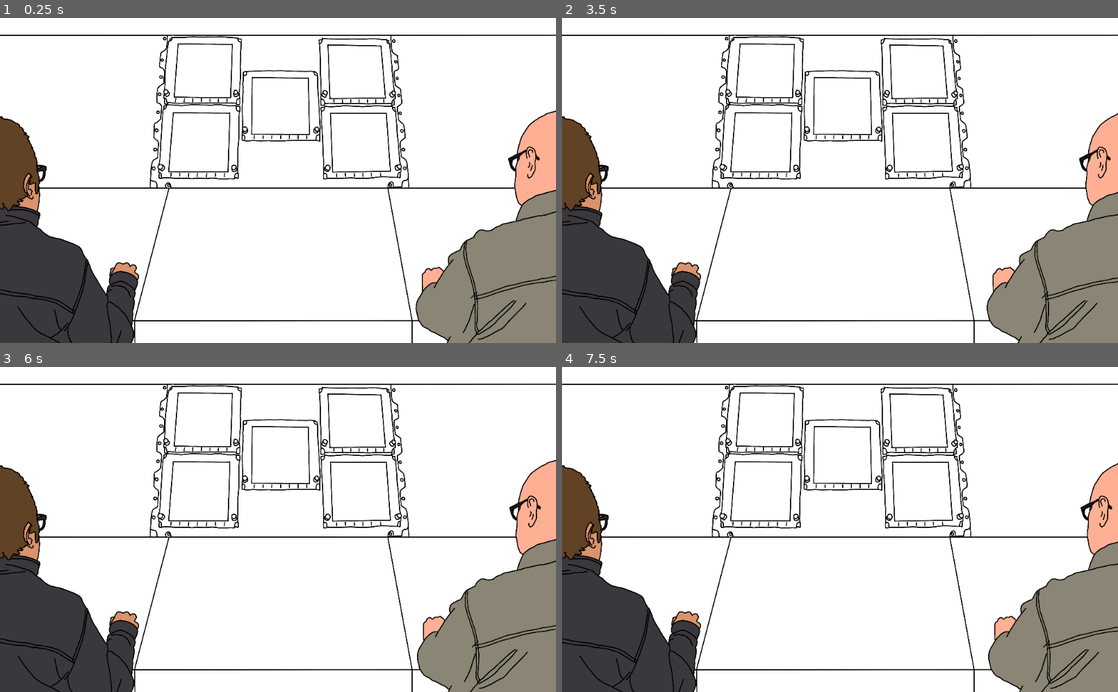
Above: before the commit, frames 1-4 (two rows, left to right).
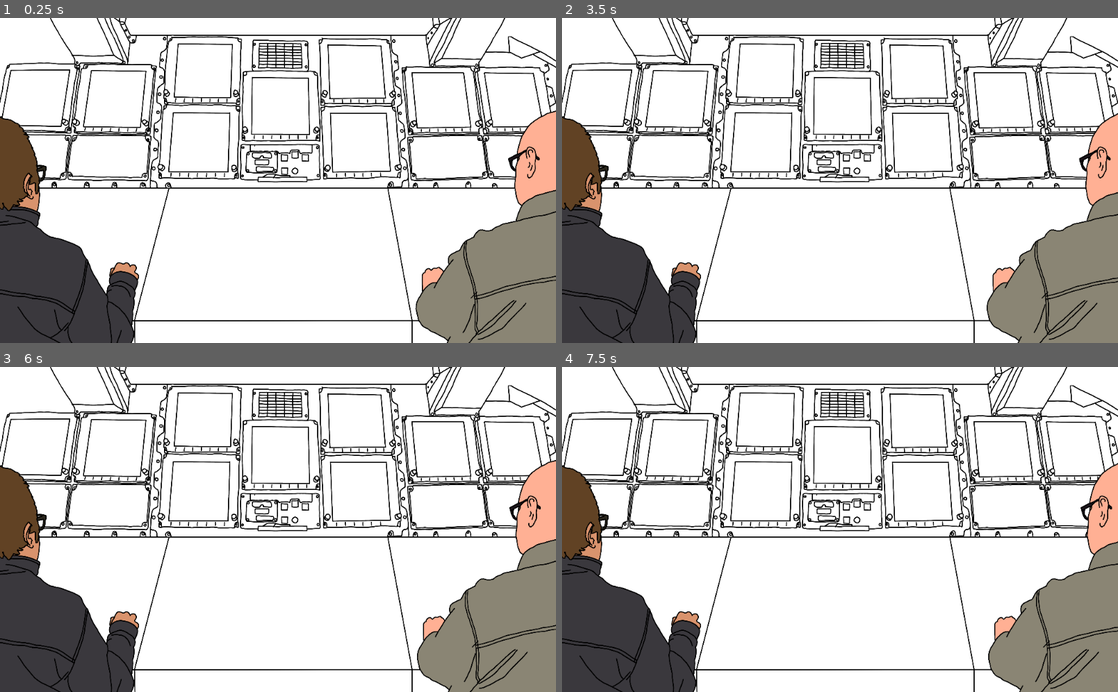
Above: after the commit, the same moments.

Repository: s3775599/BITS-clone
Game: Godot game, scene res://Scenes/Main.tscn
Same seed, same stepped clock (60 frames per second), same inputs: the game is played once before the commit and once after it.
Inputs (mouse positions are in pixels of both pictures, inside the frame that each line leads up to):
- Up to frame 1 (0.25 s): no input
- Up to frame 2 (3.5 s): tap Enter at 0.5 s; move the mouse to (840, 180) at 0.52 s; hold Right (ui_right) 0.53-1.28 s; click (840, 180) at 0.67 s; move the mouse to (845, 180) at 1.27 s; hold Left (ui_left) 1.28-2.03 s; click (845, 180) at 1.42 s; tap Space at 2 s; move the mouse to (895, 109) at 2.02 s; hold Right (ui_right) from 2.03 s (still down); click (895, 109) at 2.17 s; move the mouse to (812, 245) at 2.77 s; click (812, 245) at 2.92 s
- Up to frame 3 (6 s): move the mouse to (444, 578) at 3.52 s; release Right (ui_right) at 3.53 s; hold Left (ui_left) 3.53-5.78 s; click (444, 578) at 3.67 s; tap Enter at 4.25, 5.75 s; move the mouse to (111, 480) at 4.27 s; click (111, 480) at 4.42 s; tap Space at 5 s; move the mouse to (305, 529) at 5.02 s; click (305, 529) at 5.17 s; move the mouse to (194, 448) at 5.77 s; hold Right (ui_right) from 5.78 s (still down); click (194, 448) at 5.92 s
- Up to frame 4 (7.5 s): keep holding Right (ui_right); move the mouse to (962, 513) at 6.52 s; click (962, 513) at 6.67 s; move the mouse to (728, 545) at 7.27 s; click (728, 545) at 7.42 s

The runs differ from the first frame. In frame 1, 5.6% of the frame differs, in the area x 0-100%, y 0-53%; in frame 2, 5.6%; in frame 3, 5.6%; in frame 4, 5.6%.

Commit message:
Popup stays on screen
Use .show() instead of .popup() to keep popup window focused onscreen. Also updated background picture.

Diff:
--- a/NightwatchDialogueSystem/Scenes/Main.gd
+++ b/NightwatchDialogueSystem/Scenes/Main.gd
@@ -73,12 +73,12 @@
 
 
 func show_john_dialogue():
-	$CanvasLayer/JohnPopup.popup()
+	$CanvasLayer/JohnPopup.show()
 	$CanvasLayer/JohnPopup.set_text(john_dialogues("1"))
 
 
 func dialogue(dialogue_lines):
-	$CanvasLayer/JohnPopup.popup()
+	$CanvasLayer/JohnPopup.show()
 
 
 func john_dialogues(id):
@@ -174,7 +174,7 @@
 		"smash":
 			return [["SMASH CONSOLE... LIKE HARD.","..."],["0","fix"]]
 		"fix":
-			return [["Hey! It looks like . . . That's fixed it a bit!","John has fixed the computer interface by 10%"],["0","end"]]
+			return [["Hey! It looks like . . . That's fixed it a bit!","John has fixed the computer interface by 25%"],["0","end"]]
 		"4a":
 			return [["Oh, Give me a break.","[ -- end -- ]"],["0","end"]]
 
Binary file changed: NightwatchDialogueSystem/GFX/console.png
